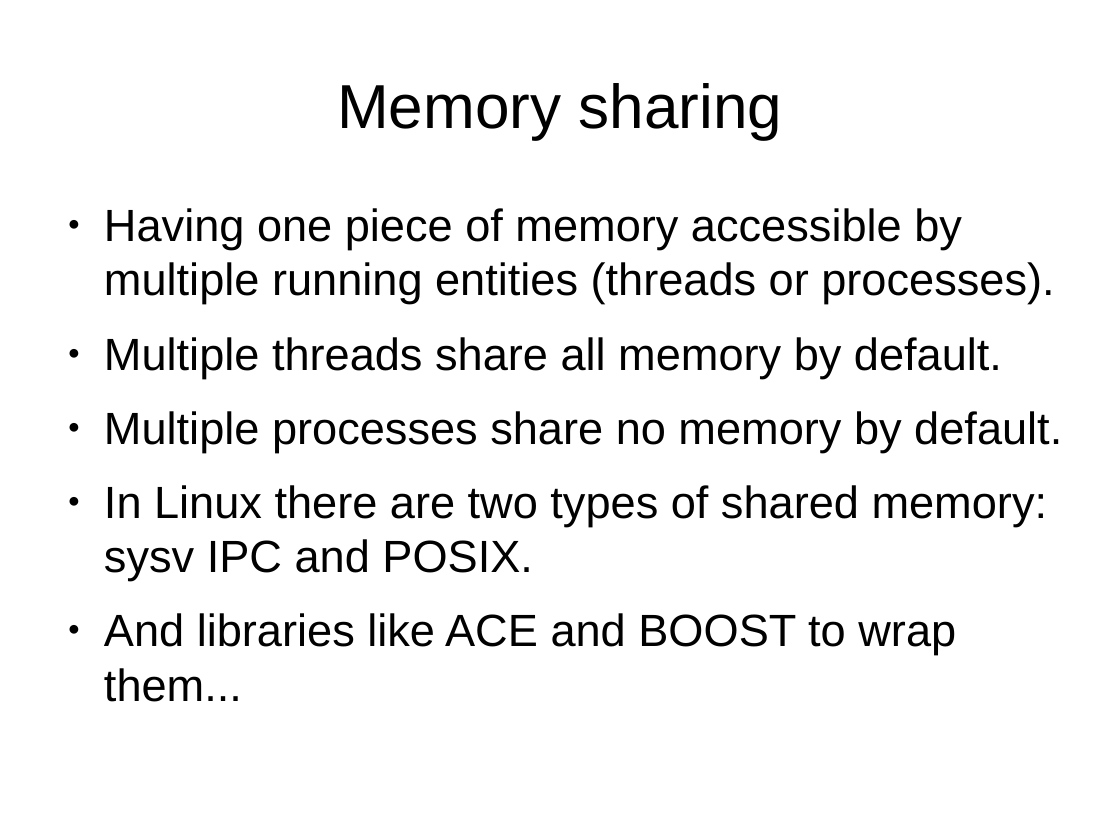
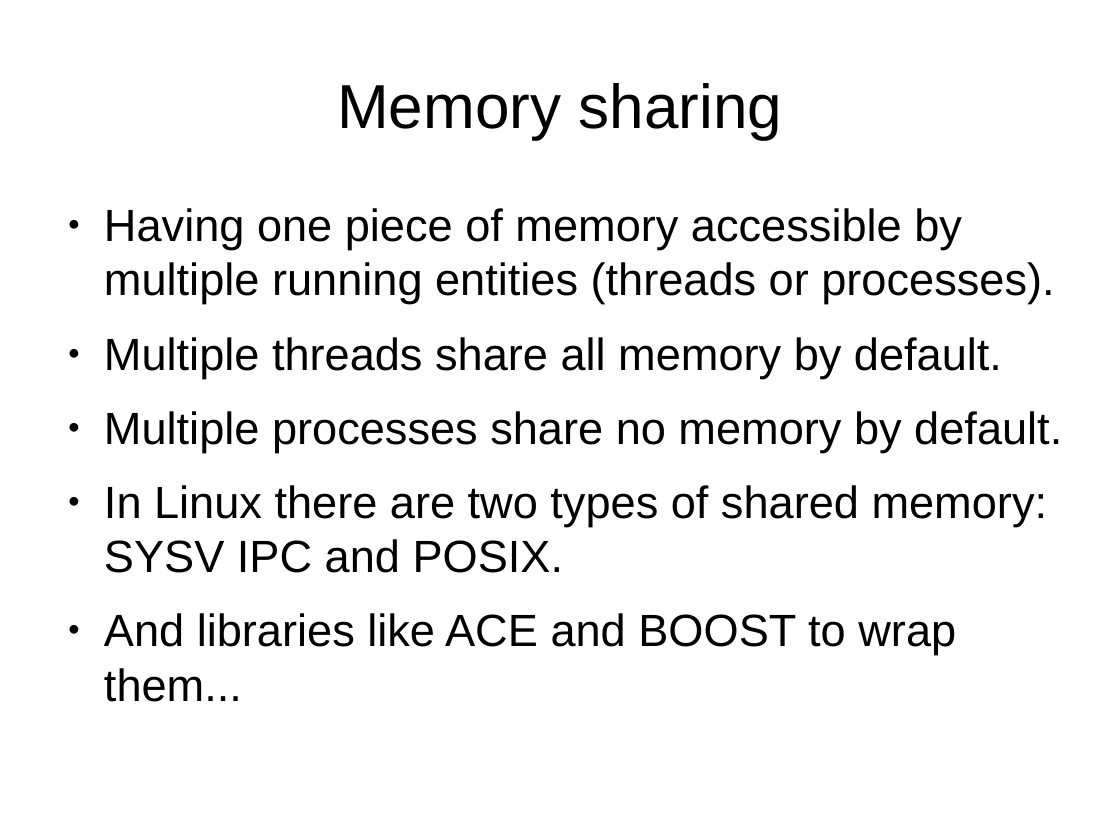
Before and after one commit to veltzer/demos-linux, a slide deck: slide 57 of doc/odp/multicore.odp. Drawn at 1120x840 pixels with LibreOffice and Linux fonts; fonts in the diff are those of the drawing. Boxes give left, top, right and bottom in pixels: in the first picture for what was removed or moved away, otherwise in the second. Text is boxed around its words. In the diff, an @@ line names an element or a change of style, - is before the commit and + after.

```diff
--- a/doc/odp/multicore.odp
+++ b/doc/odp/multicore.odp
@@ text at (104, 485, 1048, 573): text changed @@
-● In Linux there are two types of shared memory: sysv IPC and POSIX.
+● In Linux there are two types of shared memory: SYSV IPC and POSIX.
```
Also in this commit, not shown: 2 other slides changed, 2 other files.
